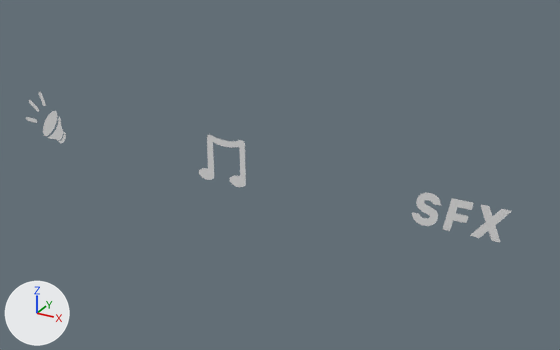
A saved change to the Blender file Assets/Models/Environment/Props/Radio.blend.
Both versions are drawn from a 50 mm camera at (0.1196, -0.1228, 0.1996) aimed at (0.0698, -0.0322, 0.1543). The axes (+X, +Y, +Z) are drawn at lower left. The lights are the same throughout. The same objects are shown in both versions, whatever each file hides.

Names of what the first picture shows: 'Icons'.
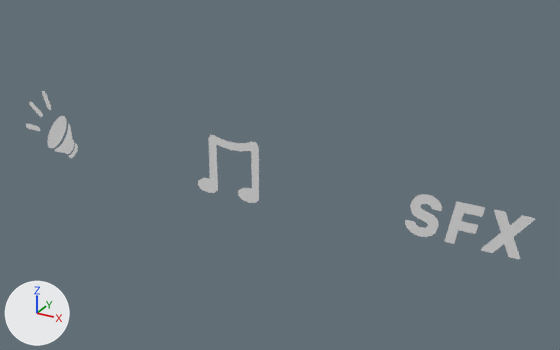
The change in detail:
me_circle_001 has 295 vertices, 168 faces and spans x 0.0223..0.1034, y -0.0347, z 0.1521..0.161.
me_circle_001 is used by ob_icons; location (0.0, 0.0, 0.0).
me_circle_001 part 1: the loose piece of 20 vertices spanning x 0.0258..0.0296, y -0.0347, z 0.1532..0.1582 is scaled about its middle by (1.3, 1, 1.3), then moved by (0.0013, 0.0, -0.0013).
me_circle_001 part 2: the loose piece of 20 vertices spanning x 0.0292..0.031, y -0.0347, z 0.1525..0.1548 is scaled about its middle by (1.3, 1, 1.3), then moved by (0.002, 0.0, -0.0019).
me_circle_001 part 3: the loose piece of 25 vertices spanning x 0.0268..0.0305, y -0.0347, z 0.1529..0.1573 is scaled about its middle by (1.3, 1, 1.3), then moved by (0.0016, 0.0, -0.0015).
me_circle_001 part 4: the loose piece of 10 vertices spanning x 0.0235..0.0256, y -0.0347, z 0.1574..0.1592 is scaled about its middle by (1.3, 1, 1.3), then moved by (0.0004, 0.0, -0.0005).
me_circle_001 part 5: the loose piece of 10 vertices spanning x 0.026..0.0272, y -0.0347, z 0.1586..0.161 is scaled about its middle by (1.3, 1, 1.3), then moved by (0.001, 0.0, -0.0001).
me_circle_001 part 6: the loose piece of 10 vertices spanning x 0.0223..0.0248, y -0.0347, z 0.1552..0.156 is scaled about its middle by (1.3, 1, 1.3), then moved by (0.0001, 0.0, -0.0013).
me_circle_001 part 7: the loose piece of 50 vertices spanning x 0.0987..0.1034, y -0.0347, z 0.153..0.1576 is scaled about its middle by (1.3, 1, 1.3), then moved by (0.0022, 0.0, -0.001).
me_circle_001 part 8: the loose piece of 38 vertices spanning x 0.0951..0.0987, y -0.0347, z 0.153..0.1576 is scaled about its middle by (1.3, 1, 1.3), then moved by (0.0009, 0.0, -0.001).
me_circle_001 part 9: the loose piece of 79 vertices spanning x 0.0909..0.0946, y -0.0347, z 0.1529..0.1577 is scaled about its middle by (1.3, 1, 1.3), then moved by (-0.0003, 0.0, -0.001).
me_circle_001 part 10: the loose piece of 33 vertices spanning x 0.0573..0.0655, y -0.0347, z 0.1521..0.1596 is scaled about its middle by (1.3, 1, 1.3), then moved by (0.001, 0.0, -0.001).

Boxes (x1, y1, x2, y2) around the edits, measured in the pictures (560 x 350 px; the box of a moved part takes in the faces that stretch with it):
'Icons', reshaped (11% taller)
    before: (26, 92, 511, 243)
    after: (26, 91, 535, 259)
part 1 of me_circle_001, moved or reshaped
    before: (43, 111, 58, 136)
    after: (47, 116, 67, 149)
part 2 of me_circle_001, moved or reshaped
    before: (59, 132, 66, 143)
    after: (69, 143, 78, 158)
part 3 of me_circle_001, moved or reshaped
    before: (48, 117, 63, 141)
    after: (54, 124, 74, 154)
part 4 of me_circle_001, moved or reshaped
    before: (29, 100, 39, 111)
    after: (29, 101, 43, 117)
part 5 of me_circle_001, moved or reshaped
    before: (39, 92, 46, 106)
    after: (42, 91, 51, 110)
part 6 of me_circle_001, moved or reshaped
    before: (26, 117, 37, 123)
    after: (26, 124, 40, 131)
part 7 of me_circle_001, moved or reshaped
    before: (470, 204, 511, 243)
    after: (481, 210, 535, 259)
part 8 of me_circle_001, moved or reshaped
    before: (443, 198, 474, 231)
    after: (444, 202, 485, 244)
part 9 of me_circle_001, moved or reshaped
    before: (412, 193, 441, 226)
    after: (405, 194, 442, 237)
part 10 of me_circle_001, moved or reshaped
    before: (199, 134, 246, 187)
    after: (198, 134, 259, 203)
